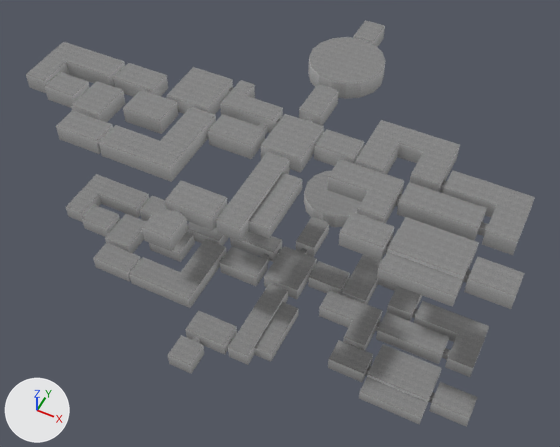
An edit to the Blender file levels/level_2/level_2.blend, drawn before and after from the same camera.
Camera for both pictures: a 50 mm camera at (71.7, -88.1, 128.0) aimed at (9.2, 36.9, -28.3). Every picture has the same lights, and +X, +Y and +Z are marked at lower left. The picture after the commit comes second.

The first picture shows 'Cube-col.002', 'Cube-col.003', 'Cube-col.004', 'Cube-col.005', 'Cube-col.006', 'Cube-col.007'.
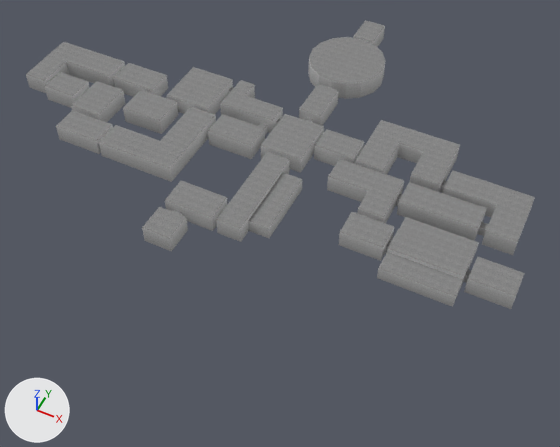
Changed parts and their boxes (x1, y1, x2, y2) in the pictures (560 x 447 px):
'Cube-col.002', deleted
    before: (66, 171, 489, 427)
    faces in mat_cealing: (66, 171, 489, 418)
    faces in mat_red_concrete: (66, 194, 282, 308)
    faces in mat_blue_concrete: (308, 274, 488, 427)
    faces in mat_gray_concrete: (168, 259, 317, 374)
    faces in mat_dark_gray_concrete: (296, 191, 358, 257)

What changed in the scene script:
```text
Remove ob_cube_col_002:
    ob_cube_col_002 = bpy.data.objects.new('Cube-col.002', me_cube_002)
    ob_cube_col_002.location = (0.0, 0.0, -50.0)
```
